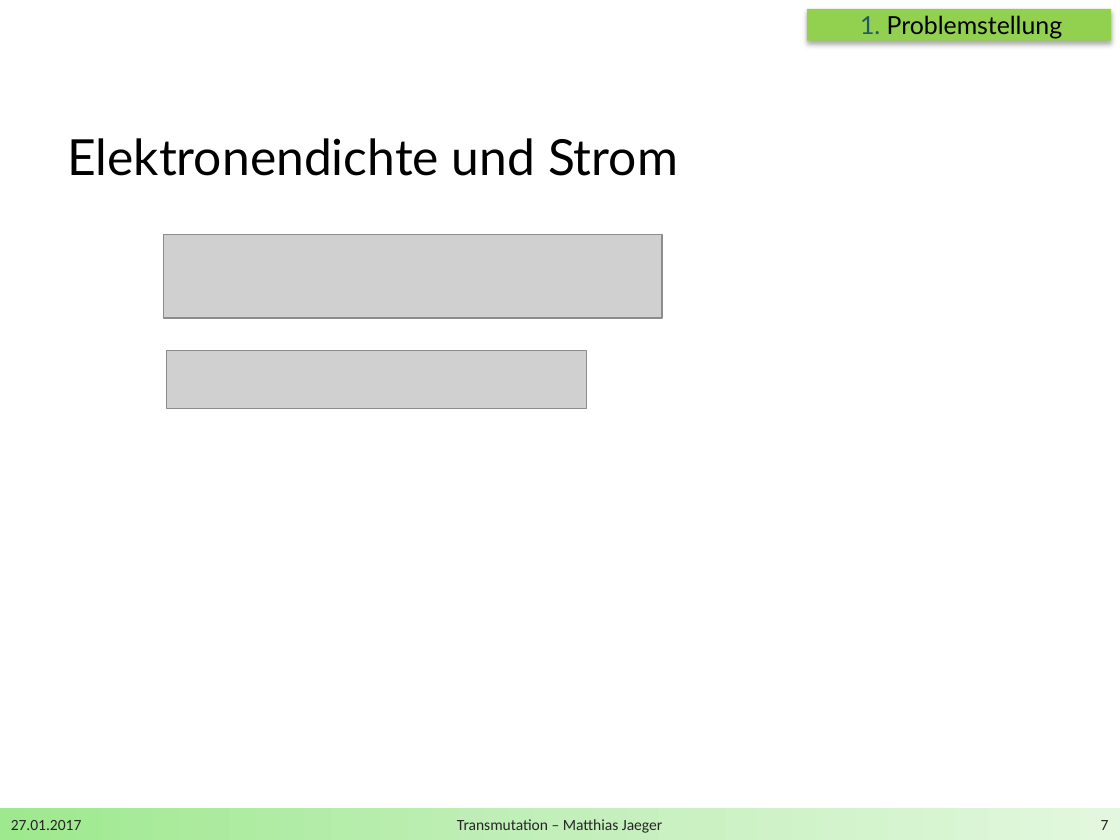
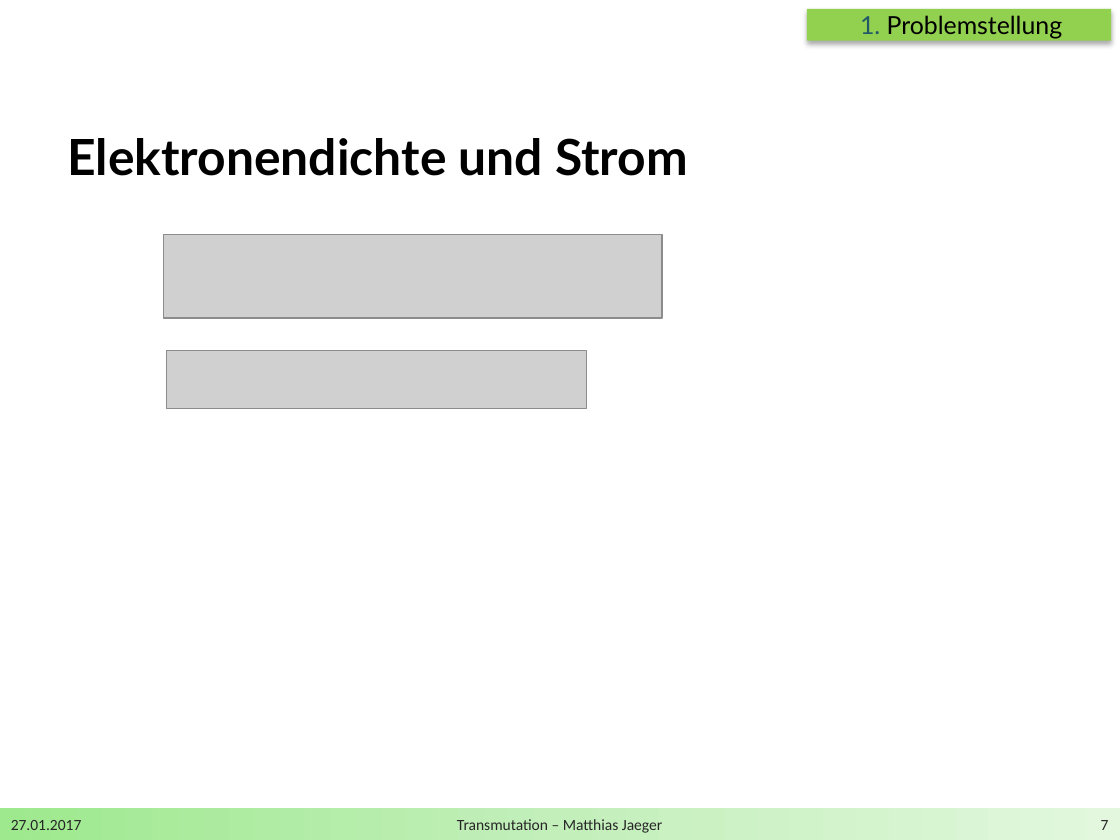
Before and after one commit to DerKleineGauss/Masterarbeit, a slide deck: slide 7 of Zwischenvortrag/Präsentation.pptx. Drawn at 1120x840 pixels with LibreOffice and Linux fonts; fonts in the diff are those of the drawing; grey boxes stand for pictures; background and template pictures are left out. Boxes give left, top, right and bottom in pixels: in the first picture for what was removed or moved away, otherwise in the second. Text is boxed around its words. In the diff, an @@ line names an element or a change of style, - is before the commit and + after.

```diff
--- a/Zwischenvortrag/Präsentation.pptx
+++ b/Zwischenvortrag/Präsentation.pptx
@@ text "Elektronendichte und Strom" at [67, 138, 688, 176]: bold on @@
```
Also in this commit, not shown: 8 other slides changed, 5 slides added, 2 other files.
